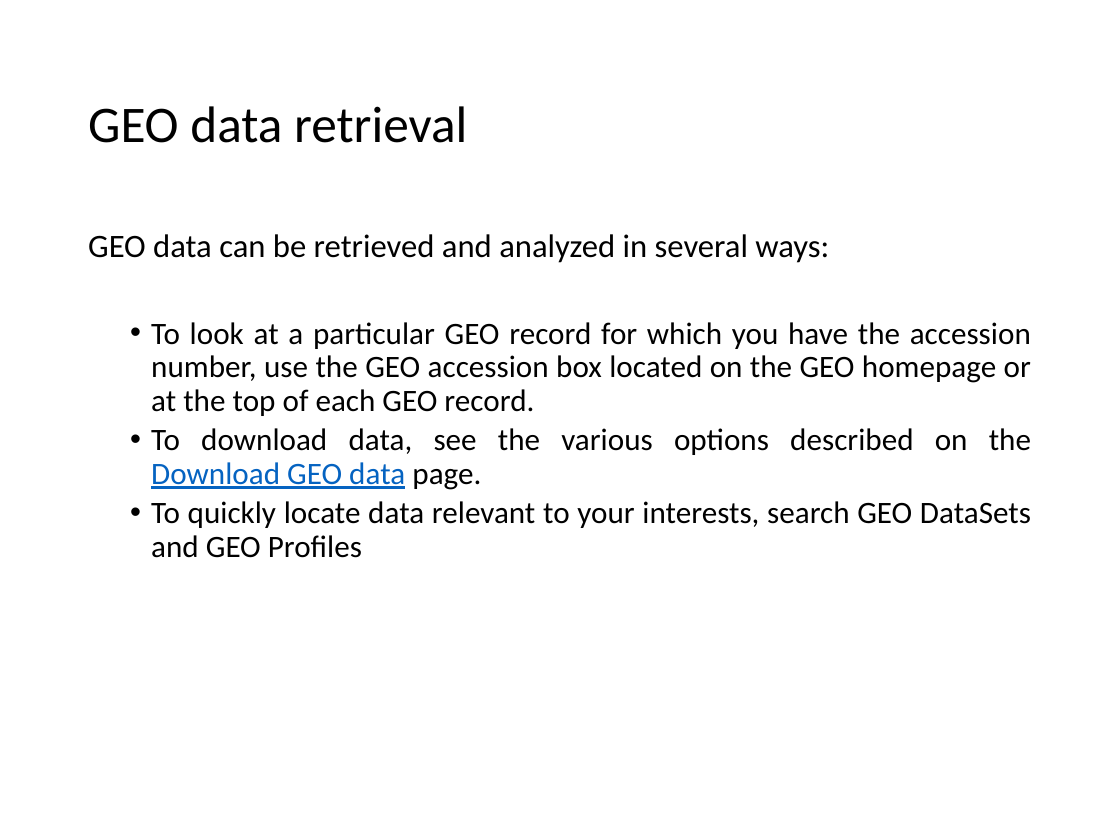
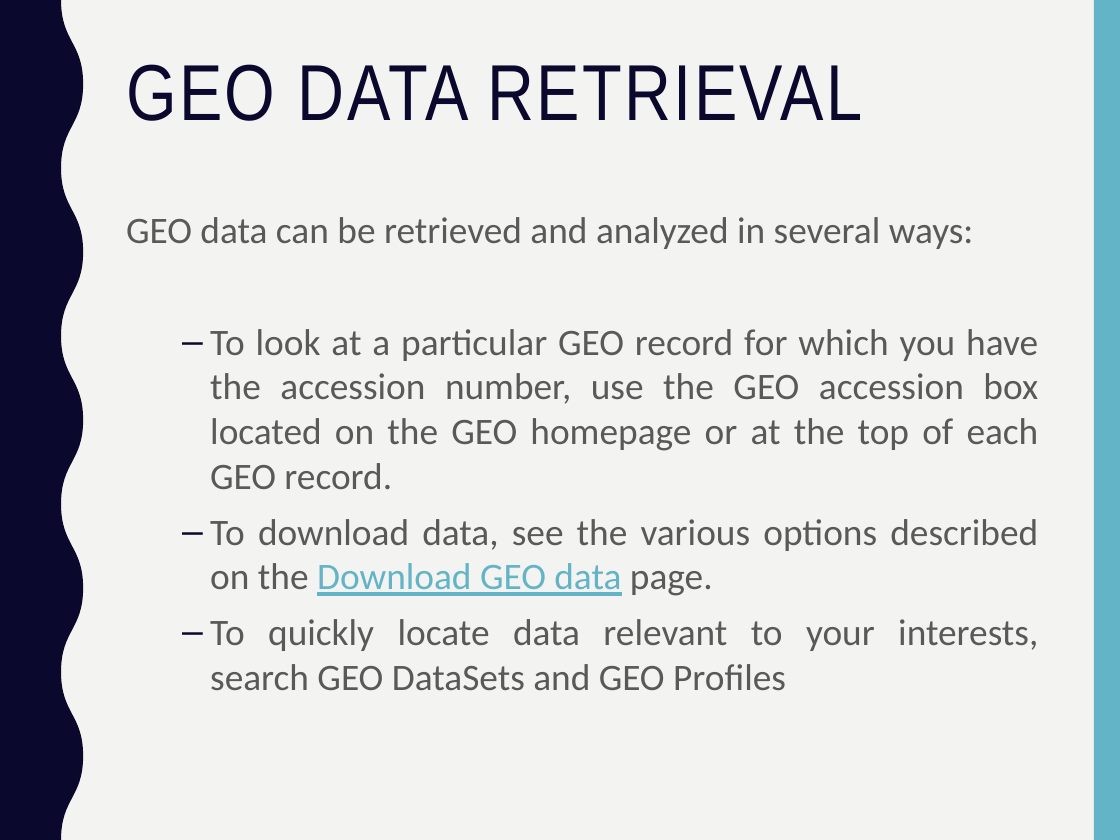
Before and after one commit to PRodriguez19/Intro-to-rnaseq, a slide deck: slide 8 of lectures/Lecture5-MMG232.pptx (slide 6 before the commit). Drawn at 1120x840 pixels with LibreOffice and Linux fonts; fonts in the diff are those of the drawing. Boxes give left, top, right and bottom in pixels: in the first picture for what was removed or moved away, otherwise in the second. Text is boxed around its words. In the diff, an @@ line names an element or a change of style, - is before the commit and + after.

```diff
--- a/lectures/Lecture5-MMG232.pptx
+++ b/lectures/Lecture5-MMG232.pptx
@@ background #FFFFFF to #F3F3F2 @@
@@ freeform shape added at [0, 0, 83, 840], fill #0B082E @@
@@ rectangle added at [1094, 0, 1120, 840], fill #62B4C6 @@
@@ title "GEO DATA RETRIEVAL" at [126, 64, 863, 121]: vertical alignment middle to top @@
@@ title at [126, 64, 863, 121]: text changed; size 33 to 51 pt; font Calibri to Arial Narrow; text colour #000000 to #0B082E @@
-GEO data retrieval
+GEO DATA RETRIEVAL
@@ text "GEO data can be retrieved ...": place and size @@
-text "GEO data can be retrieved ..." at [88, 234, 1031, 558]
+text "GEO data can be retrieved ..." at [126, 217, 1039, 690]
@@ text "GEO data can be retrieved ..." at [126, 217, 1039, 690]: size 21 to 24 pt in "GEO data can be retrieved and analyzed ..."; text colour #000000 to #595959; size 20 to 24 pt in "To look at a particular GEO record ...", "To download data, see the various options ...", "To quickly locate data relevant to your ..."; text colour #0563C1 to #62B4C6 in "Download GEO data"; line spacing 0.9 to 1; bullet • to –; more space between paragraphs @@
```
Also in this commit, not shown: 25 other slides changed, 15 slides added, 5 slides removed, 6 other files.
